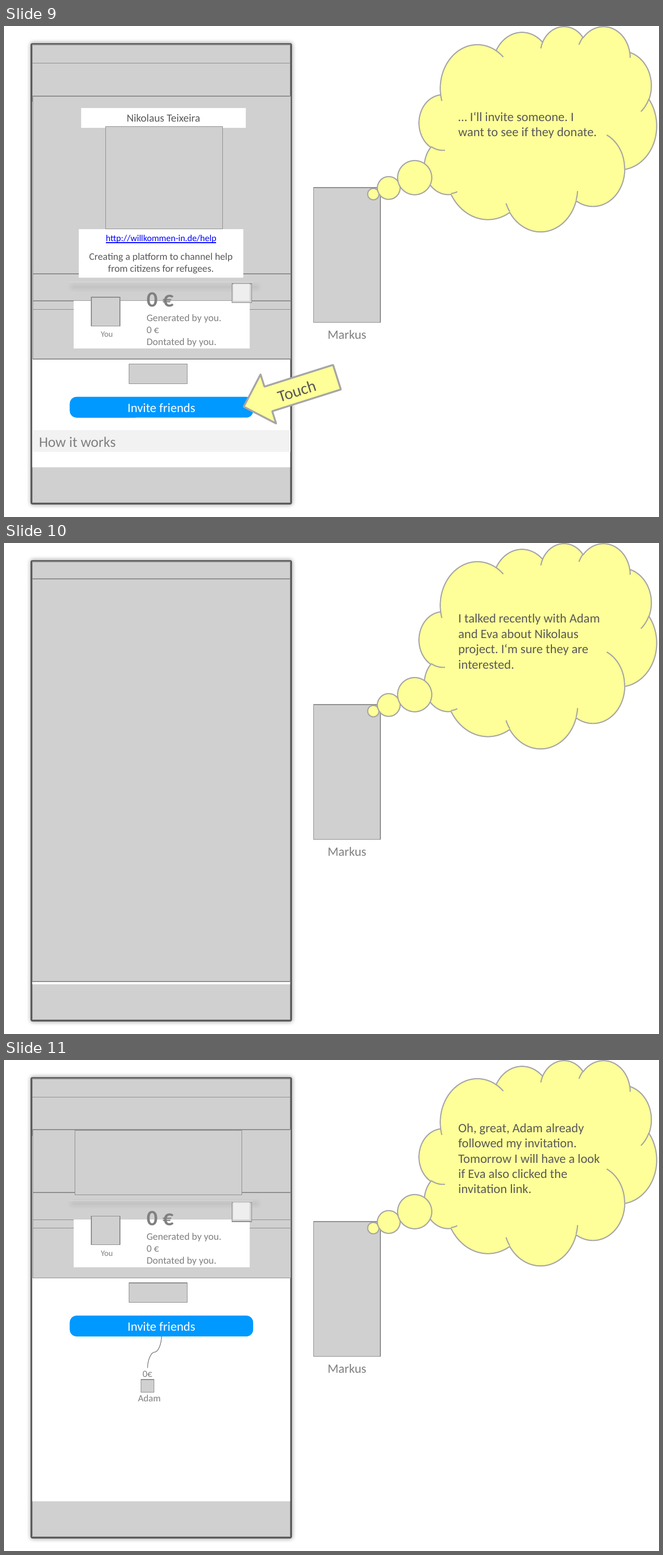
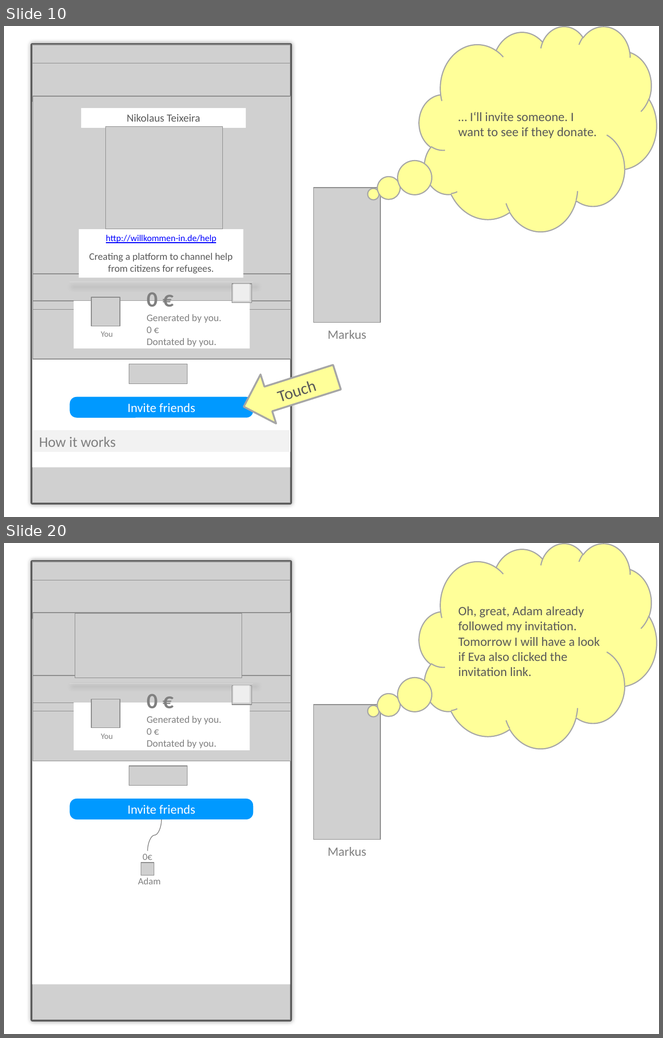
Before and after one commit to MoritzTheile/com.supeyou, a slide deck: com.supeyou.project/doc/SupeYou.scenario.nikolaus.pptx. Shown one above the other, each under a label of ours: slides 9, 10 and 11 before the commit, slides 10 and 20 after it; the slides between them are not shown. The pictures are 663x1555 and 663x1038 pixels, drawn with LibreOffice and Linux fonts; fonts in the diff are those of the drawing; grey boxes stand for pictures. Boxes give left, top, right and bottom in pixels: in the first picture for what was removed or moved away, otherwise in the second. Text is boxed around its words. In the diff, an @@ line names an element or a change of style, - is before the commit and + after.

```diff
--- a/com.supeyou.project/doc/SupeYou.scenario.nikolaus.pptx
+++ b/com.supeyou.project/doc/SupeYou.scenario.nikolaus.pptx
@@ slide 10 removed at [4, 543, 659, 1034], background #FFFFFF @@
@@ thought cloud removed at [419, 543, 657, 748] @@
-I talked recently with Adam and Eva about Nikolaus project. I‘m sure they are interested.
@@ rectangle removed at [32, 562, 291, 1021] @@
@@ picture removed at [32, 562, 291, 1021] @@
@@ rectangle removed at [32, 583, 291, 984] @@
@@ picture removed at [32, 579, 291, 982] @@
@@ picture removed at [314, 705, 380, 840] @@
@@ text removed at [328, 847, 367, 856] @@
-Markus
@@ what was slide 9 is now slide 10 @@
@@ what was slide 11 is now slide 20 @@
```
Also in this commit, not shown: 2 slides changed, 10 slides added.
